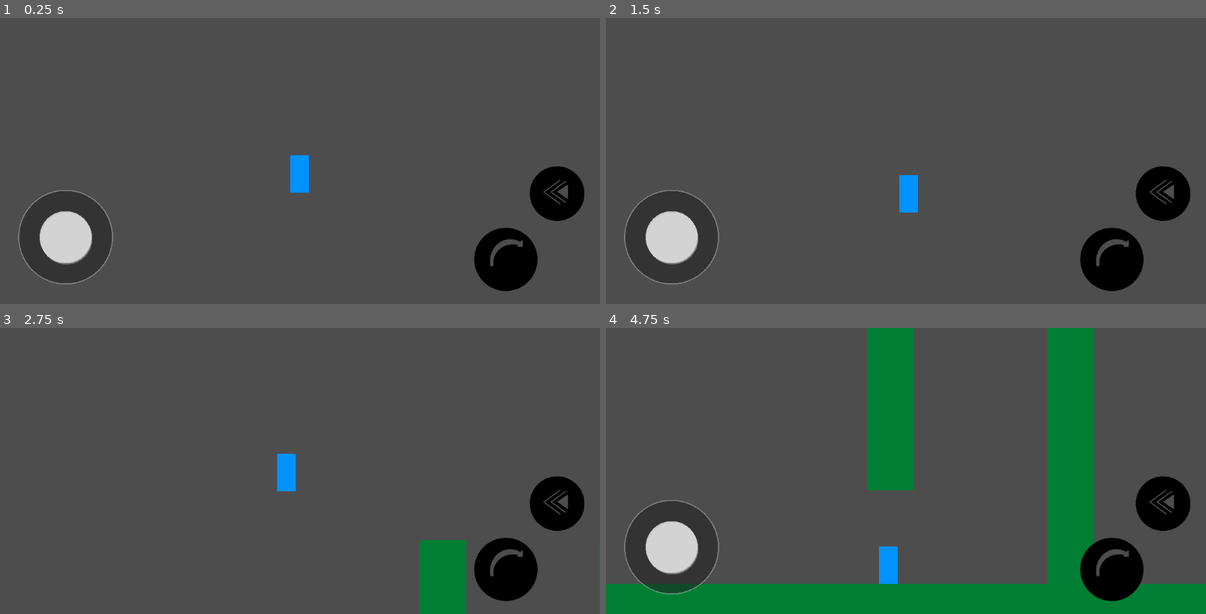
Above: before the commit, frames 1-4 (two rows, left to right).
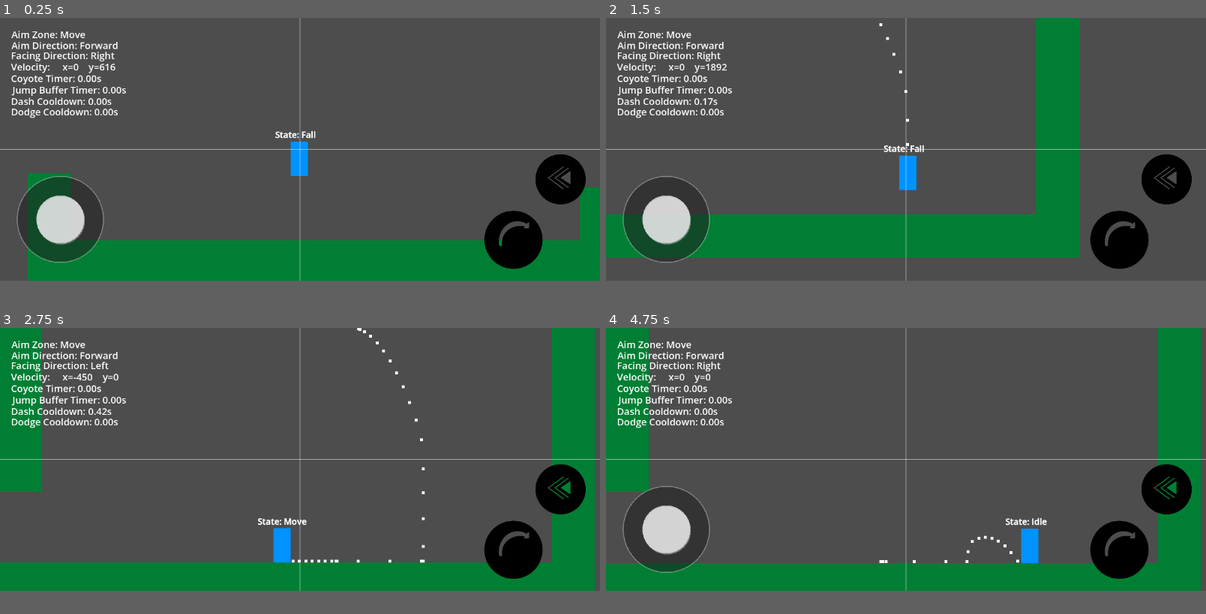
Above: after the commit, the same moments.

Repository: Mrdarx444/Veinbreaker
Game: Godot game, scene res://source/test/world.tscn
The game is run twice, just before and just after one commit, with the same random seed, the same clock (stepped at 60 frames per second) and the same inputs.
Inputs (mouse positions are in pixels of both pictures, inside the frame that each line leads up to):
- Up to frame 1 (0.25 s): no input
- Up to frame 2 (1.5 s): tap Enter at 0.5 s; move the mouse to (1038, 146) at 0.52 s; hold D (Right) 0.53-1.25 s; tap Shift (Dash) at 0.6 s; click (1038, 146) at 0.67 s; tap Space (Jump) at 0.77 s; drag from (786, 175) to (876, 218) at 1.27 s
- Up to frame 3 (2.75 s): move the mouse to (360, 408) at 2.02 s; hold A (Left) from 2.03 s (still down); tap Shift (Dash) at 2.1 s
- Up to frame 4 (4.75 s): release A (Left) at 2.75 s; drag from (876, 528) to (726, 428) at 2.77 s; move the mouse to (1086, 513) at 3.52 s; hold D (Right) 3.53-4.25 s; tap Shift (Dash) at 3.6 s; tap Space (Jump) at 3.77 s; drag from (726, 428) to (816, 399) at 4.27 s
In our replay, the window is 800x382 before the commit and 800x351 after it. These sizes can differ from the game's own. Grey fills any space a smaller window leaves; there, only what the larger window draws over its background counts as a difference.

The runs differ from the first frame. In frame 1, 20% of the frame differs, in the area x 0-100%, y 0-96%; in frame 2, 24%; in frame 3, 23%; in frame 4, 33%.

Commit message:
Camera System Extra Modifications

Diff:
--- a/project.godot
+++ b/project.godot
@@ -37,6 +37,7 @@
 
 [display]
 
+window/size/viewport_width=1252
 window/size/viewport_height=550
 window/stretch/mode="viewport"
 window/stretch/aspect="expand"
--- a/source/Autoload/GameConstants.gd
+++ b/source/Autoload/GameConstants.gd
@@ -21,7 +21,7 @@
 	ShakePreset.FAST_FALL:     {"power": 4.0,  "duration": 0.05,  "frequency": 60.0, "type": PlayerCamera.ShakeType.RANDOM},
 	ShakePreset.FORCED_FALL:   {"power": 6.0,  "duration": 0.2, "frequency": 20.0, "type": PlayerCamera.ShakeType.RANDOM},
 	ShakePreset.BIG_FALL:      {"power": 20.0, "duration": 0.5,  "frequency": 70.0, "type": PlayerCamera.ShakeType.RANDOM},
-	ShakePreset.DODGE:         {"power": 4.0, "duration": 0.2,  "frequency": 30.0, "type": PlayerCamera.ShakeType.RANDOM},
+	ShakePreset.DODGE:         {"power": 5.5, "duration": 0.2,  "frequency": 30.0, "type": PlayerCamera.ShakeType.RANDOM},
 	#ShakePreset.HIT_LIGHT:     {"power": 4.0,  "duration": 0.15, "frequency": 35.0, "type": PlayerCamera.ShakeType.RANDOM},
 	#ShakePreset.HIT_HEAVY:     {"power": 9.0,  "duration": 0.35, "frequency": 25.0, "type": PlayerCamera.ShakeType.RANDOM},
 	#ShakePreset.PARRY_SUCCESS: {"power": 3.0,  "duration": 0.0,  "frequency": 0.0,  "type": PlayerCamera.ShakeType.RANDOM},
--- a/source/scenes/Player/player.tscn
+++ b/source/scenes/Player/player.tscn
@@ -85,6 +85,10 @@
 debug_color = Color(1, 1, 1, 0.41960785)
 
 [node name="Camera" type="Camera2D" parent="." unique_id=1120778986]
+limit_left = -10000
+limit_top = -3000
+limit_right = 10000
+limit_bottom = 3000
 limit_smoothed = true
 position_smoothing_enabled = true
 position_smoothing_speed = 8.0
--- a/source/scripts/Player/States/dash_state.gd
+++ b/source/scripts/Player/States/dash_state.gd
@@ -8,7 +8,7 @@
 	player.velocity.y = 0
 	player.velocity.x = player.dash_velocity * player.facing_direction
 	#CameraManager.apply_camera_shake_preset(GameConstents.SHAKE_PRESETS.)
-	player.camera.dash_zoom_pulse(1.03, 0.3)
+	player.camera.dash_zoom_pulse(1.02, 0.3)
 
 func gravity_handle(delta: float, player: Player):
 	if !player.is_on_floor():
--- a/source/scripts/Player/States/dodge_state.gd
+++ b/source/scripts/Player/States/dodge_state.gd
@@ -8,7 +8,7 @@
 	player.dodge_timer.start()
 	player.is_dodging = true
 	CameraManager.apply_camera_shake_preset(GameConstants.ShakePreset.DODGE)
-	player.camera.dash_zoom_pulse(1.05, 0.4)
+	player.camera.dash_zoom_pulse(1.03, 0.3)
 
 func gravity_handle(delta: float, player: Player):
 	if !player.is_on_floor():
--- a/source/scripts/Player/player.gd
+++ b/source/scripts/Player/player.gd
@@ -82,7 +82,7 @@
 @onready var big_fall_timer: Timer = $Timers/BigFallTimer
 
 # Debugging
-const DEBUG_MODE: bool = false
+const DEBUG_MODE: bool = true
 @onready var state_label: Label = $StateLabel
 @onready var debug_labels_container: Control = $HUD/Debug
 @onready var zone_label: Label = $HUD/Debug/Zone
@@ -101,6 +101,7 @@
 	movement_tracer_debugger.emitting = DEBUG_MODE
 	state_label.visible = DEBUG_MODE
 	facing_direction = 1
+	print("Viewport Size: %s"%get_viewport_rect().size)
 
 func _physics_process(delta: float) -> void:
 	camera.set_grounded(is_on_floor())
--- a/source/scripts/Player/player_camera.gd
+++ b/source/scripts/Player/player_camera.gd
@@ -40,8 +40,7 @@
 @export var fall_lookahead_smoothing_speed: float = 4.0
 
 @export_group("Camera Area Transitions")
-@export var limit_transition_duration: float = 1.0
-var current_limit_transition_duration: float = 0.0
+@export var limit_transition_duration: float = 1.5
 
 @export_group("Shake Defaults")
 @export var default_shake_frequency: float = 30.0
@@ -326,9 +325,7 @@
 		_limit_tween.kill()
 	_limit_tween = create_tween()
 	_limit_tween.set_parallel(true)
-	_limit_tween.tween_property(self, "limit_left", int(rect.position.x), current_limit_transition_duration)
-	_limit_tween.tween_property(self, "limit_top", int(rect.position.y), current_limit_transition_duration)
-	_limit_tween.tween_property(self, "limit_right", int(rect.position.x + rect.size.x), current_limit_transition_duration)
-	_limit_tween.tween_property(self, "limit_bottom", int(rect.position.y + rect.size.y), current_limit_transition_duration)
-	if current_limit_transition_duration == 0:
-		current_limit_transition_duration = limit_transition_duration
+	_limit_tween.tween_property(self, "limit_left", int(rect.position.x), limit_transition_duration)
+	_limit_tween.tween_property(self, "limit_top", int(rect.position.y), limit_transition_duration)
+	_limit_tween.tween_property(self, "limit_right", int(rect.position.x + rect.size.x), limit_transition_duration)
+	_limit_tween.tween_property(self, "limit_bottom", int(rect.position.y + rect.size.y), limit_transition_duration)
--- a/source/test/world.tscn
+++ b/source/test/world.tscn
@@ -24,6 +24,9 @@
 [sub_resource type="RectangleShape2D" id="RectangleShape2D_2fwax"]
 size = Vector2(200, 70)
 
+[sub_resource type="RectangleShape2D" id="RectangleShape2D_bdb0c"]
+size = Vector2(1772, 150)
+
 [sub_resource type="RectangleShape2D" id="RectangleShape2D_vj1f1"]
 size = Vector2(6999, 1491)
 
@@ -31,10 +34,10 @@
 size = Vector2(6941, 1712)
 
 [sub_resource type="RectangleShape2D" id="RectangleShape2D_x5fkc"]
-size = Vector2(1567, 823)
+size = Vector2(1767, 915.5)
 
 [sub_resource type="RectangleShape2D" id="RectangleShape2D_m1geh"]
-size = Vector2(1696, 1016)
+size = Vector2(1881, 1016)
 
 [node name="World" type="Node2D" unique_id=57820806]
 
@@ -62,7 +65,7 @@
 shape = SubResource("RectangleShape2D_v5nji")
 
 [node name="Player" parent="." unique_id=1568325260 instance=ExtResource("1_4loxo")]
-position = Vector2(-334, -3858)
+position = Vector2(4423, -982)
 
 [node name="Wall1" type="StaticBody2D" parent="." unique_id=718185708]
 position = Vector2(768, -95)
@@ -111,7 +114,7 @@
 shape = SubResource("RectangleShape2D_4loxo")
 
 [node name="Wall4" type="StaticBody2D" parent="." unique_id=1208620106]
-position = Vector2(3212, -343)
+position = Vector2(3552, -343)
 metadata/_edit_group_ = true
 
 [node name="ColorRect" type="ColorRect" parent="Wall4" unique_id=356711583]
@@ -220,6 +223,49 @@
 [node name="Collision" type="CollisionShape2D" parent="Platform 3" unique_id=1973571050]
 shape = SubResource("RectangleShape2D_2fwax")
 
+[node name="Platform 4" type="StaticBody2D" parent="." unique_id=1773012174]
+position = Vector2(2847, -568)
+metadata/_edit_group_ = true
+
+[node name="ColorRect" type="ColorRect" parent="Platform 4" unique_id=704840815]
+anchors_preset = 8
+anchor_left = 0.5
+anchor_top = 0.5
+anchor_right = 0.5
+anchor_bottom = 0.5
+offset_left = -100.0
+offset_top = -35.0
+offset_right = 100.0
+offset_bottom = 35.0
+grow_horizontal = 2
+grow_vertical = 2
+color = Color(0, 0.49862653, 0.20481673, 1)
+
+[node name="Collision" type="CollisionShape2D" parent="Platform 4" unique_id=758241004]
+shape = SubResource("RectangleShape2D_2fwax")
+
+[node name="Roof" type="StaticBody2D" parent="." unique_id=1723023621]
+position = Vector2(4513, -535)
+metadata/_edit_group_ = true
+
+[node name="ColorRect" type="ColorRect" parent="Roof" unique_id=396252137]
+anchors_preset = 8
+anchor_left = 0.5
+anchor_top = 0.5
+anchor_right = 0.5
+anchor_bottom = 0.5
+offset_left = -886.0
+offset_top = -75.0
+offset_right = 886.0
+offset_bottom = 75.0
+grow_horizontal = 2
+grow_vertical = 2
+color = Color(0, 0.49862653, 0.20481673, 1)
+
+[node name="Collision" type="CollisionShape2D" parent="Roof" unique_id=1845630993]
+shape = SubResource("RectangleShape2D_bdb0c")
+disabled = true
+
 [node name="CameraAreas" type="Node2D" parent="." unique_id=1106948543]
 metadata/_edit_lock_ = true
 
@@ -234,6 +280,7 @@
 shape = SubResource("RectangleShape2D_vj1f1")
 debug_color = Color(0.61960787, 0.16862746, 0.8117647, 0.0627451)
 metadata/_edit_group_ = true
+metadata/_edit_lock_ = true
 
 [node name="LimitsShape" type="CollisionShape2D" parent="CameraAreas/MainArea" unique_id=1387786726]
 position = Vector2(2051.5, -354)
@@ -241,6 +288,7 @@
 disabled = true
 debug_color = Color(0.9882353, 0.99607843, 0, 0)
 metadata/_edit_group_ = true
+metadata/_edit_lock_ = true
 
 [node name="BossArea" type="Area2D" parent="CameraAreas" unique_id=87301903]
 script = ExtResource("3_slmcd")
@@ -249,13 +297,14 @@
 metadata/_edit_lock_ = true
 
 [node name="DetectionShape" type="CollisionShape2D" parent="CameraAreas/BossArea" unique_id=1276151852]
-position = Vector2(4609.5, -6.5)
+position = Vector2(4510.5, -55.25)
 shape = SubResource("RectangleShape2D_x5fkc")
 debug_color = Color(0.61960787, 0.16862746, 0.8117647, 0.0627451)
 metadata/_edit_group_ = true
+metadata/_edit_lock_ = true
 
 [node name="LimitsShape" type="CollisionShape2D" parent="CameraAreas/BossArea" unique_id=1993124715]
-position = Vector2(4363, -6)
+position = Vector2(4523.5, -6)
 shape = SubResource("RectangleShape2D_m1geh")
 disabled = true
 debug_color = Color(1, 1, 0, 0)
